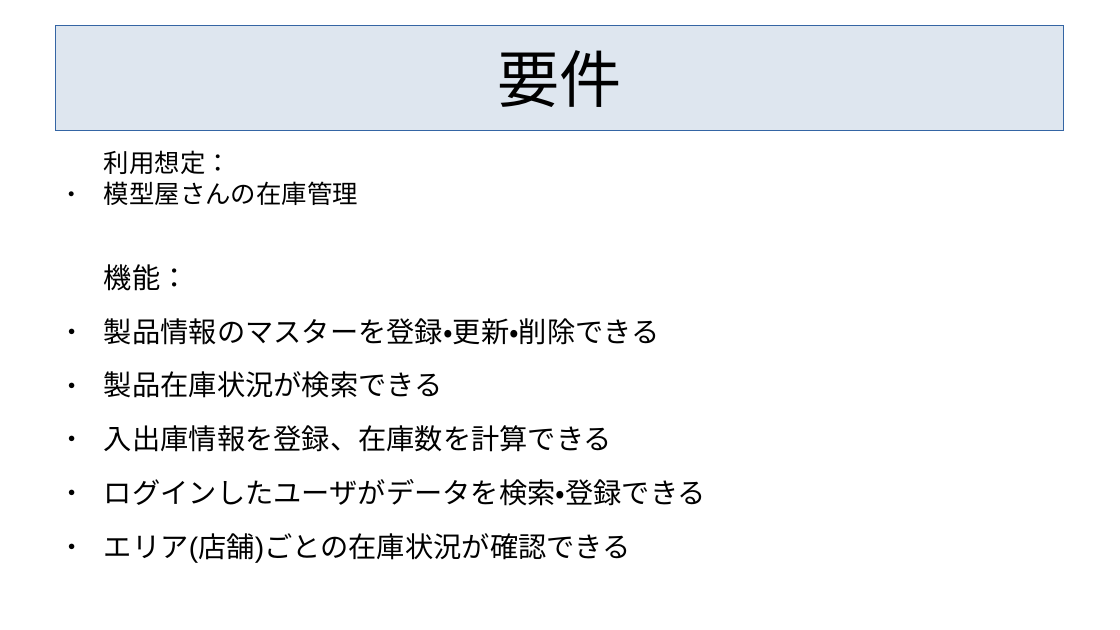
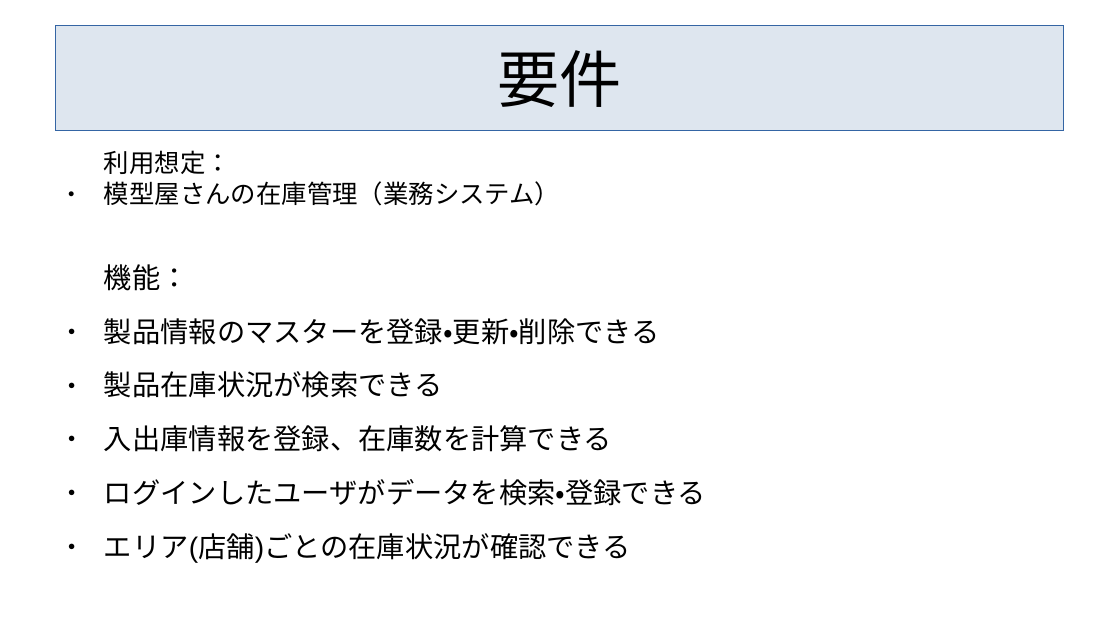
Before and after one commit to roja1988/88_WorkProduct, a slide deck: slide 2 of document/発表用資料.pptx. Drawn at 1120x630 pixels with LibreOffice and Linux fonts; fonts in the diff are those of the drawing. Boxes give left, top, right and bottom in pixels: in the first picture for what was removed or moved away, otherwise in the second. Text is boxed around its words. In the diff, an @@ line names an element or a change of style, - is before the commit and + after.

Commit message:
発表用資料、スケジュール、課題管理を更新

```diff
--- a/document/発表用資料.pptx
+++ b/document/発表用資料.pptx
@@ text at bbox=[104, 181, 560, 206]: text changed @@
-● 模型屋さんの在庫管理
+● 模型屋さんの在庫管理（業務システム）
```
Also in this commit, not shown: 4 other slides changed, 1 slide removed, 3 other files.
